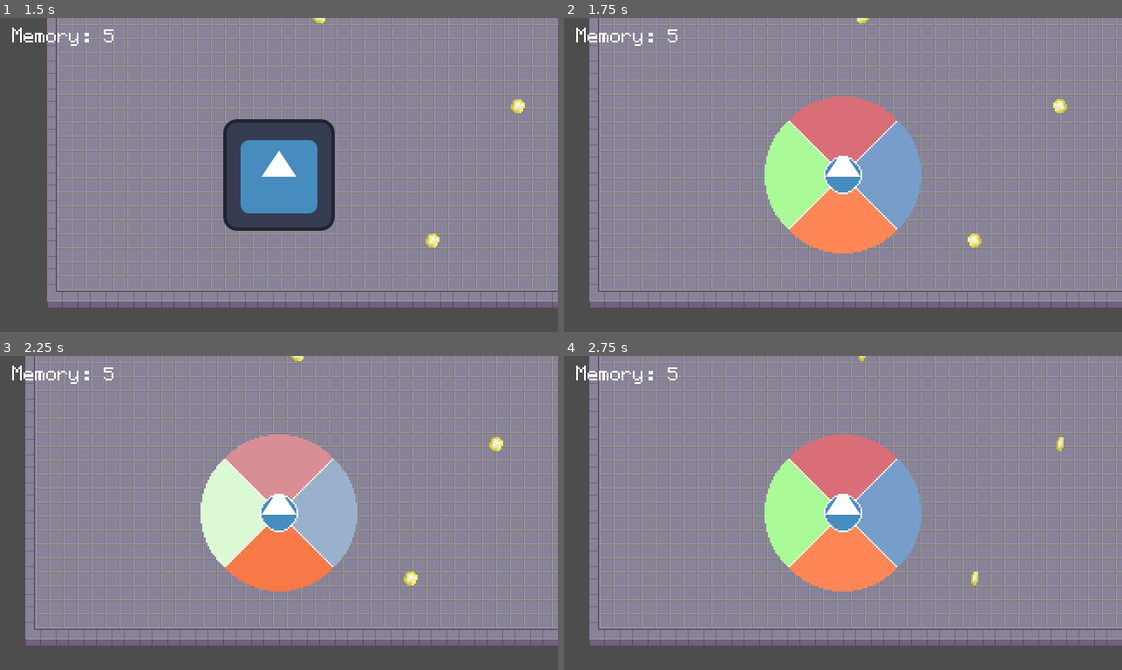
Above: before the commit, frames 1-4 (two rows, left to right).
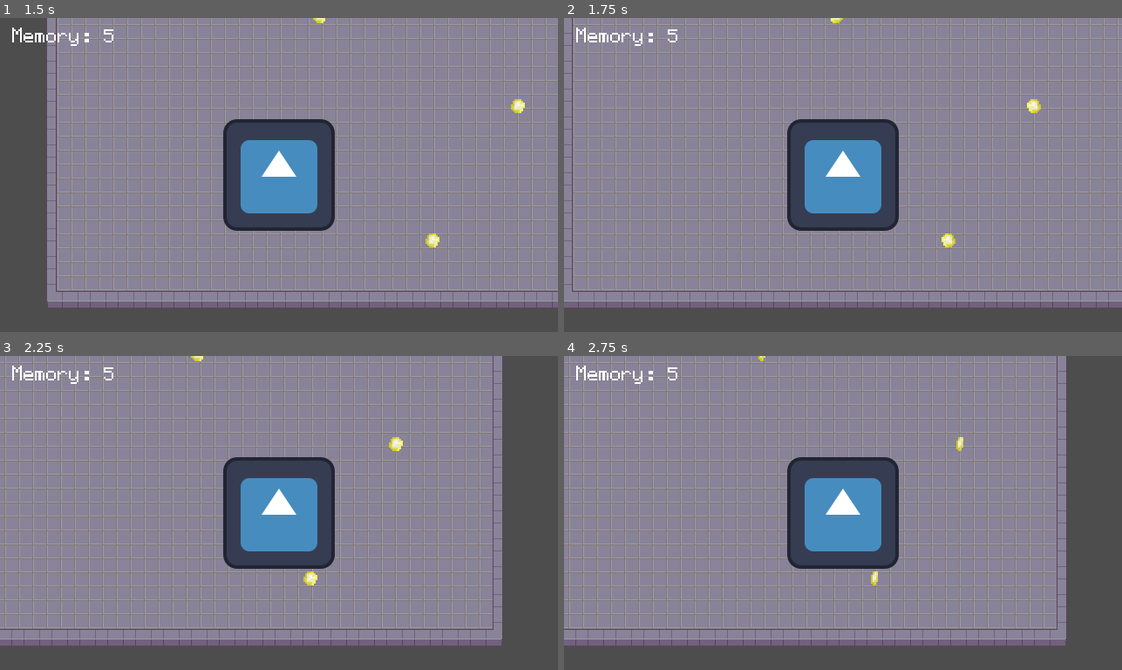
Above: after the commit, the same moments.

Repository: FastEverLast/testgame
Game: Godot game, scene res://scenes/menu/main_menu.tscn
The game is run twice, just before and just after one commit, with the same random seed, the same clock (stepped at 60 frames per second) and the same inputs. The engine's default icon, where the game draws it, is replaced by a stand-in: a white triangle on a blue panel in a dark square.
Inputs (mouse positions are in pixels of both pictures, inside the frame that each line leads up to):
- Up to frame 1 (1.5 s): click "Start Game" at 0.5 s; move the mouse to (401, 159) at 1.27 s; hold D (move_right) from 1.28 s (still down); hold Space (wheel_confirm) from 1.28 s (still down); click (401, 159) at 1.42 s
- Up to frame 2 (1.75 s): keep holding D (move_right); keep holding Space (wheel_confirm); tap Shift (wheel_open) at 1.55 s
- Up to frame 3 (2.25 s): release D (move_right) at 2 s; release Space (wheel_confirm) at 2 s; drag from (167, 528) to (412, 578) at 2.02 s
- Up to frame 4 (2.75 s): no input

Frame 1 is identical in both runs. In frame 2, 24% of the frame differs, in the area x 0-100%, y 0-93%; in frame 3, 32%; in frame 4, 32%.

Commit message:
new wheel

Diff:
--- a/scenes/sprites_ui/charwheel.gd
+++ b/scenes/sprites_ui/charwheel.gd
@@ -26,11 +26,12 @@
 
 func _unhandled_input(event: InputEvent) -> void:
 	if event.is_action_pressed("wheel_open"):
-		if visible:
-			_close() # If the wheel is already open, close it
-		else:
-			_open()
+		_open()
 		return
+
+
+
+
 
 	if not visible:
 		return
@@ -43,8 +44,11 @@
 	elif event.is_action_pressed("move_left"):
 		_set_hovered(GameState.Form.STATUE)
 
-	if event.is_action_pressed("wheel_confirm") or event.is_action_pressed("wheel_select"):
+
+	if event.is_action_released("wheel_open") and visible:
 		_confirm()
+		_close() # If the wheel is already open, close it
+		return
 
 	if event is InputEventMouseMotion:
 		_hover_from_mouse()
